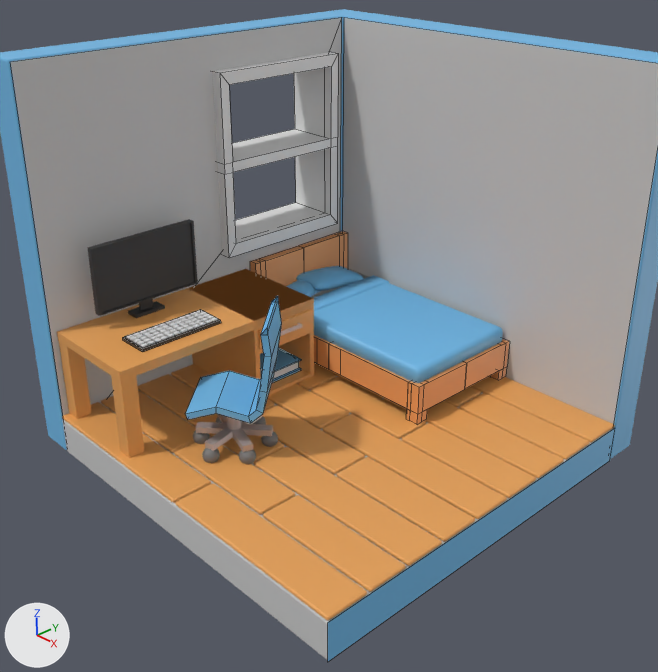
One commit to the Blender file Blender/Iso_Room_Demo.blend: the scene before it, then after it.
Before and after are seen from the file's camera 'Camera'. Arrows for +X, +Y and +Z are at lower left; the lights stay in place. Mesh edges are drawn as thin lines on the coarser meshes.

Names of what the first picture shows: 'Base', 'Base.001', 'BedSheet', 'Bedframe', 'Cube.001', 'Cylinder', 'Desk', 'Floor', 'InnerWall', 'Monitor', 'Wall', 'Windowframe'.
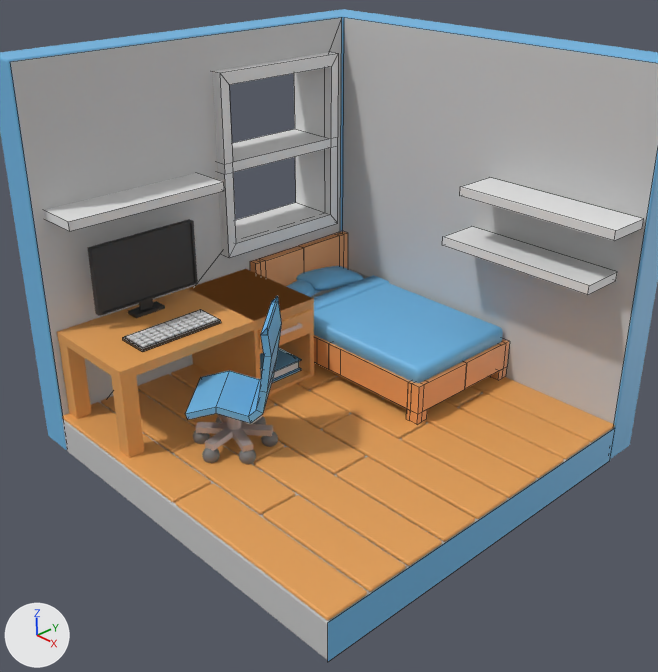
Pixel boxes (x1, y1, x2, y2) of what changed, in the pictures (658 x 672 px):
```json
{"object": "Cube.003", "change": "added", "after": [460, 178, 644, 241]}
{"object": "Cube.004", "change": "added", "after": [442, 226, 617, 295]}
{"object": "Cube.002", "change": "added", "after": [44, 173, 224, 231]}
```

The change, as JSON lines over the scene's bpy script:
```json
{"op": "add", "block": "me_cube_025", "code": ["me_cube_025 = bpy.data.meshes.new('Cube.025')", "me_cube_025.from_pydata(...)  # a box spanning x -1.0..1.0, y -1.0..1.0, z -1.0..1.0"]}
{"op": "add", "block": "ob_cube_004", "code": ["ob_cube_004 = bpy.data.objects.new('Cube.004', me_cube_025)", "ob_cube_004.location = (1.0, 1.76, 1.99)", "ob_cube_004.rotation_euler = (0.0, 0.0, 1.571)  # degrees (0, 0, 90)", "ob_cube_004.scale = (0.239, 0.879, 0.0461)"]}
{"op": "add", "block": "ob_cube_003", "code": ["ob_cube_003 = bpy.data.objects.new('Cube.003', me_cube_025.copy())", "ob_cube_003.location = (1.19, 1.76, 2.57)", "ob_cube_003.rotation_euler = (0.0, 0.0, 1.571)  # degrees (0, 0, 90)", "ob_cube_003.scale = (0.239, 0.879, 0.0461)"]}
{"op": "add", "block": "ob_cube_002", "code": ["ob_cube_002 = bpy.data.objects.new('Cube.002', me_cube_025.copy())", "ob_cube_002.location = (-1.69, -0.97, 2.57)", "ob_cube_002.scale = (0.239, 0.879, 0.0461)"]}
```
